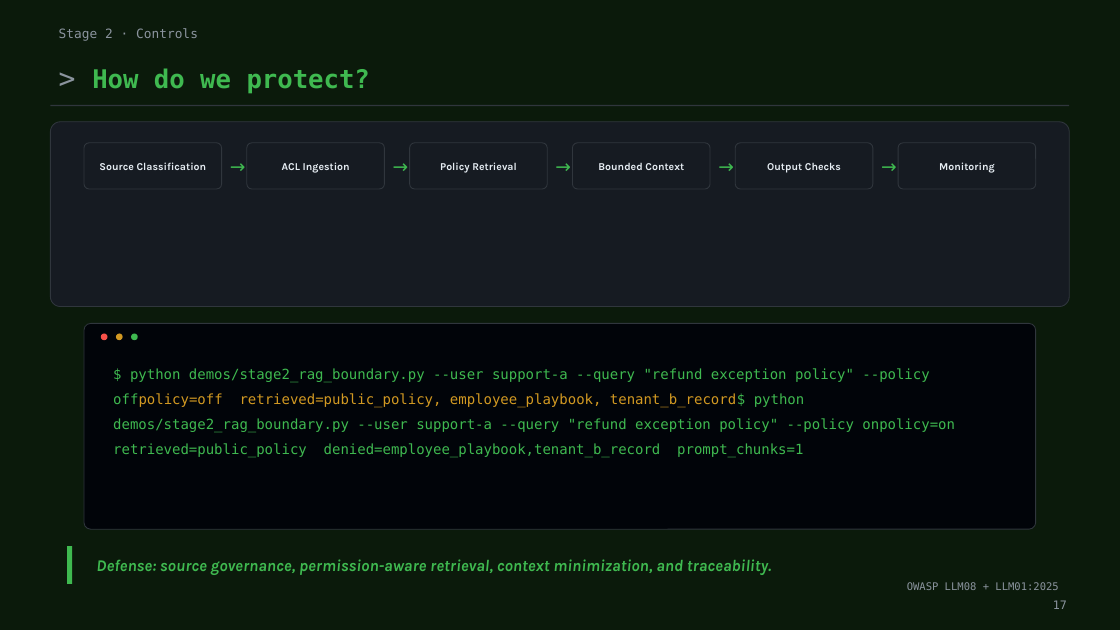
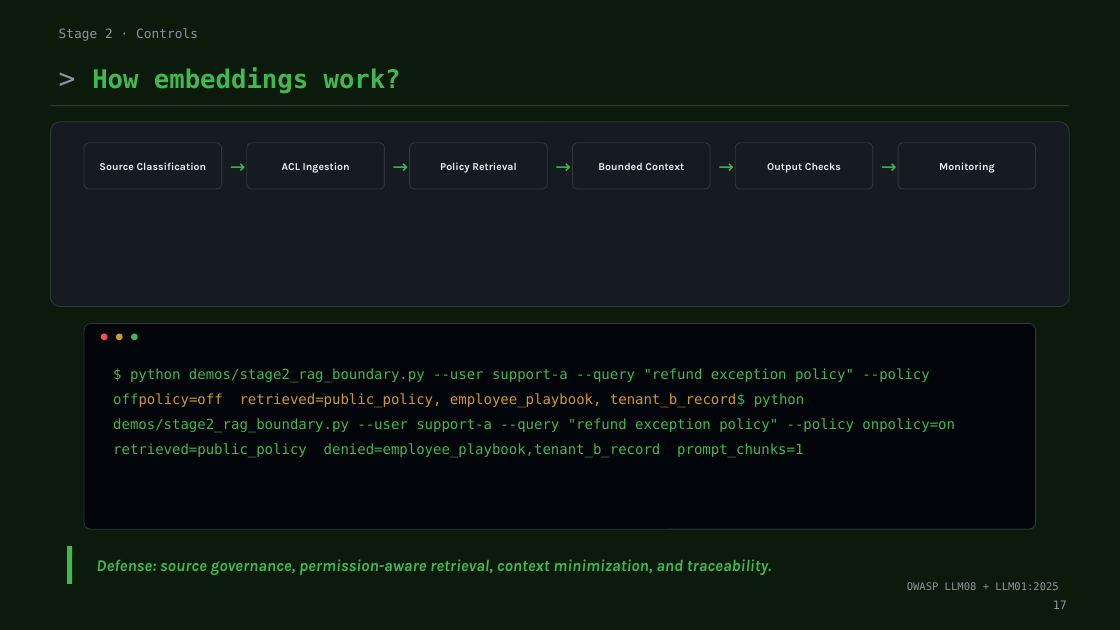
Before and after one commit to ivanvagunin/techtalks, a slide deck: slide 19 of ECS2026/chatbot-tm.pptx. Drawn at 1120x630 pixels with LibreOffice and Linux fonts; fonts in the diff are those of the drawing. Boxes give left, top, right and bottom in pixels: in the first picture for what was removed or moved away, otherwise in the second. Text is boxed around its words. In the diff, an @@ line names an element or a change of style, - is before the commit and + after.

```diff
--- a/ECS2026/chatbot-tm.pptx
+++ b/ECS2026/chatbot-tm.pptx
@@ text at (92, 68, 401, 94): text changed @@
-> How do we protect?
+> How embeddings work?
```
Also in this commit, not shown: 10 other slides changed, 1 other file.
